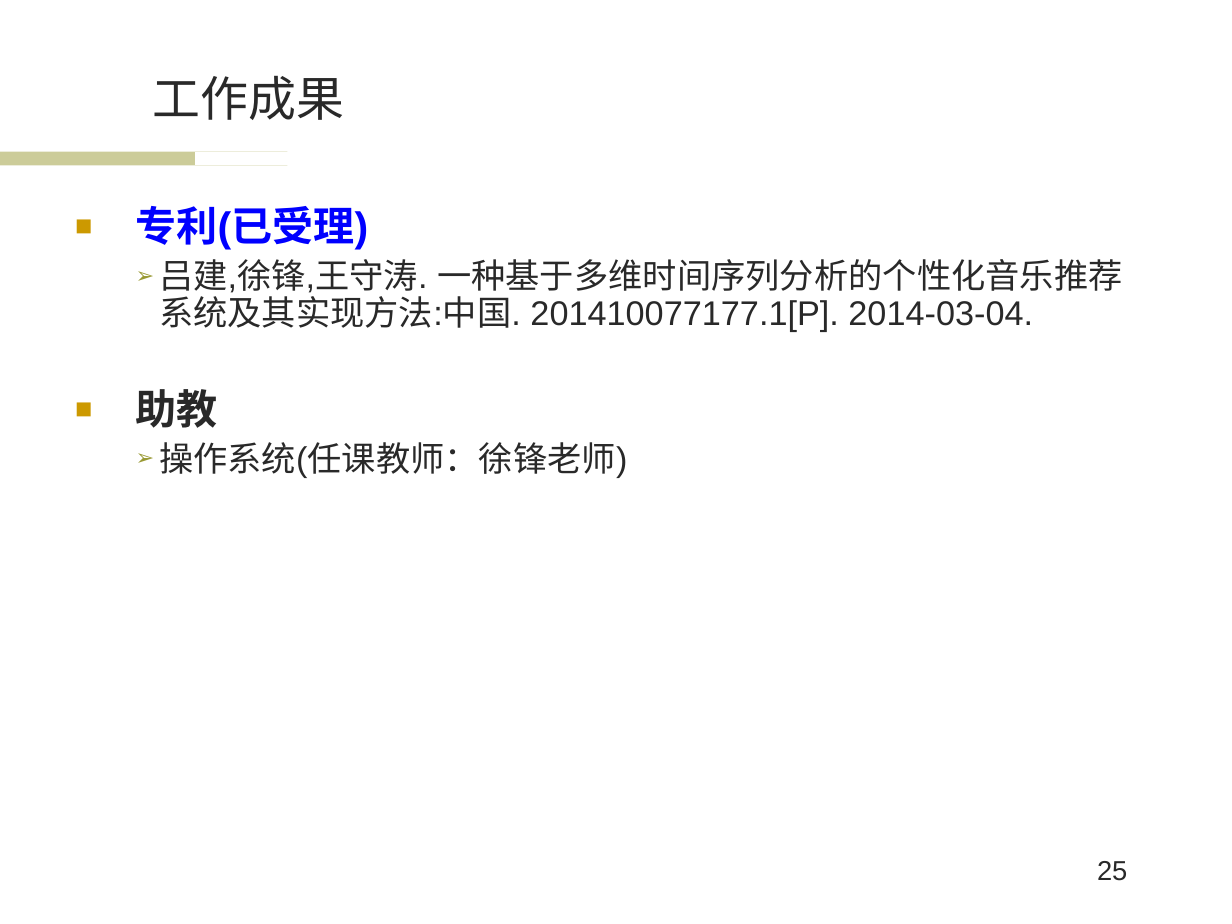
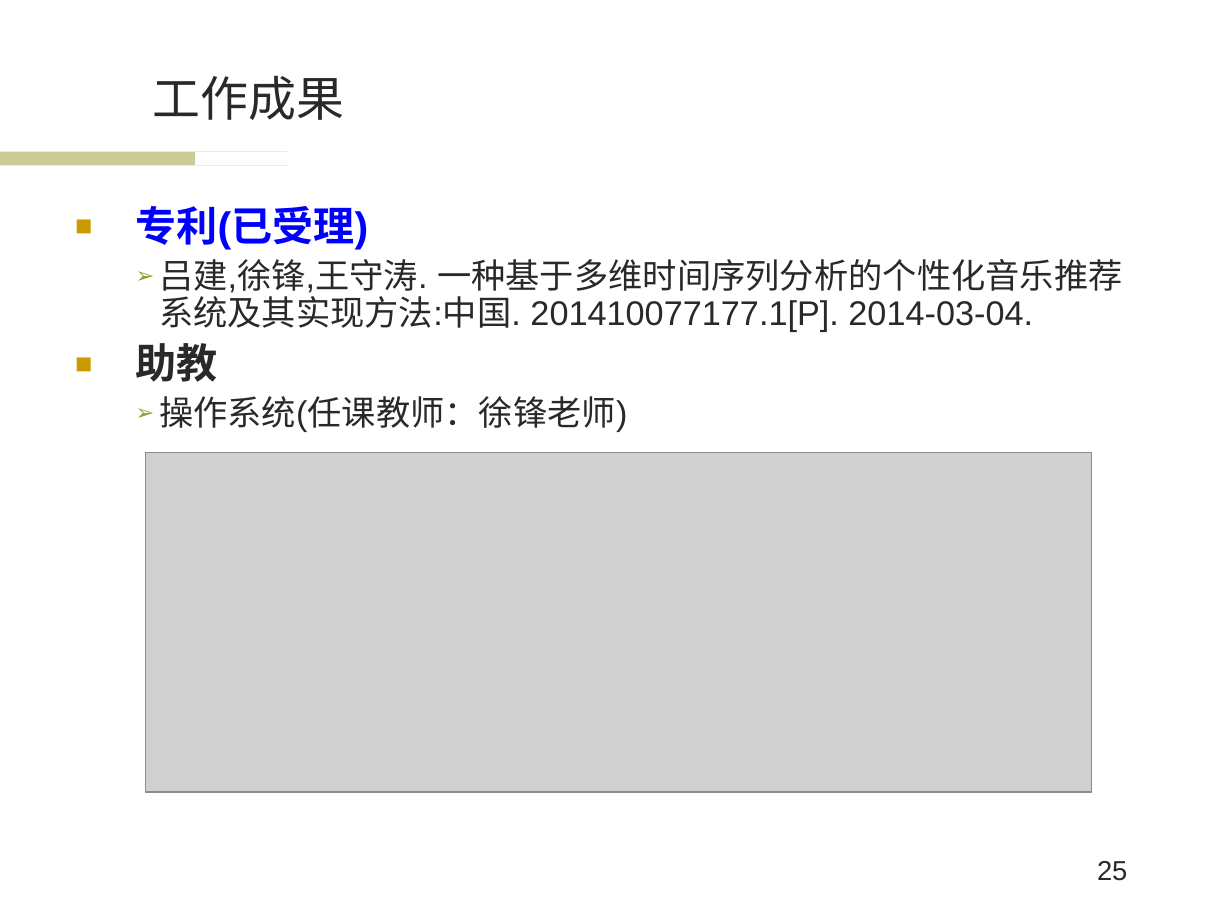
Before and after one commit to wwssttt/NJUThesis, a slide deck: slide 25 of ppt/一种基于时间序列分析的个性化音乐推荐系统及其实现.ppt. Drawn at 1232x924 pixels with LibreOffice and Linux fonts; fonts in the diff are those of the drawing; grey boxes stand for pictures; background and template pictures are left out. Boxes give left, top, right and bottom in pixels: in the first picture for what was removed or moved away, otherwise in the second. Text is boxed around its words. In the diff, an @@ line names an element or a change of style, - is before the commit and + after.

Commit message:
ppt5.1

```diff
--- a/ppt/一种基于时间序列分析的个性化音乐推荐系统及其实现.ppt
+++ b/ppt/一种基于时间序列分析的个性化音乐推荐系统及其实现.ppt
@@ text "专利(已受理)" rewrapped from [136,206,1123,478] to [136,206,1123,432] @@
@@ picture added at [145,452,1092,792] @@
```
